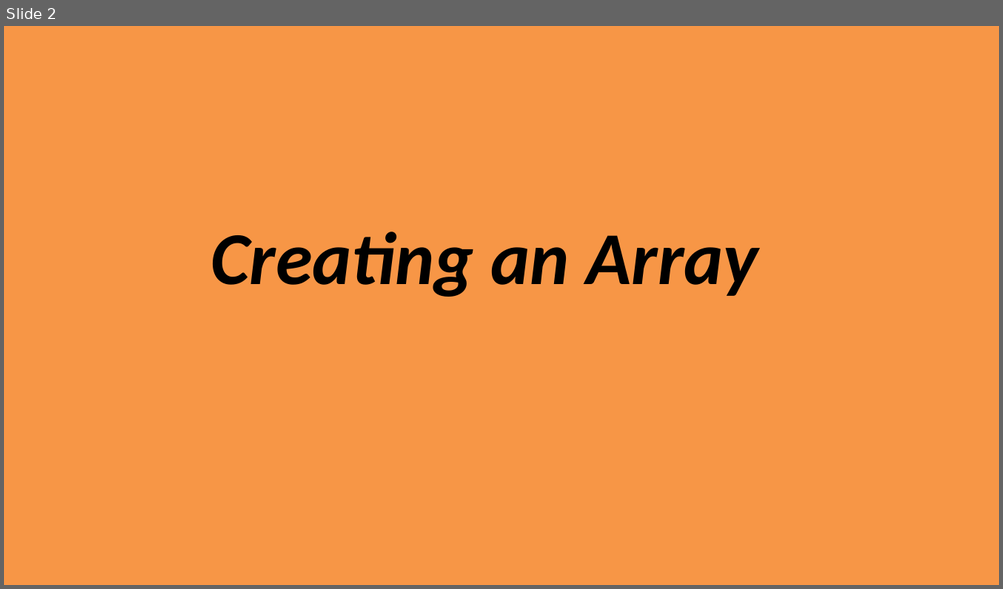
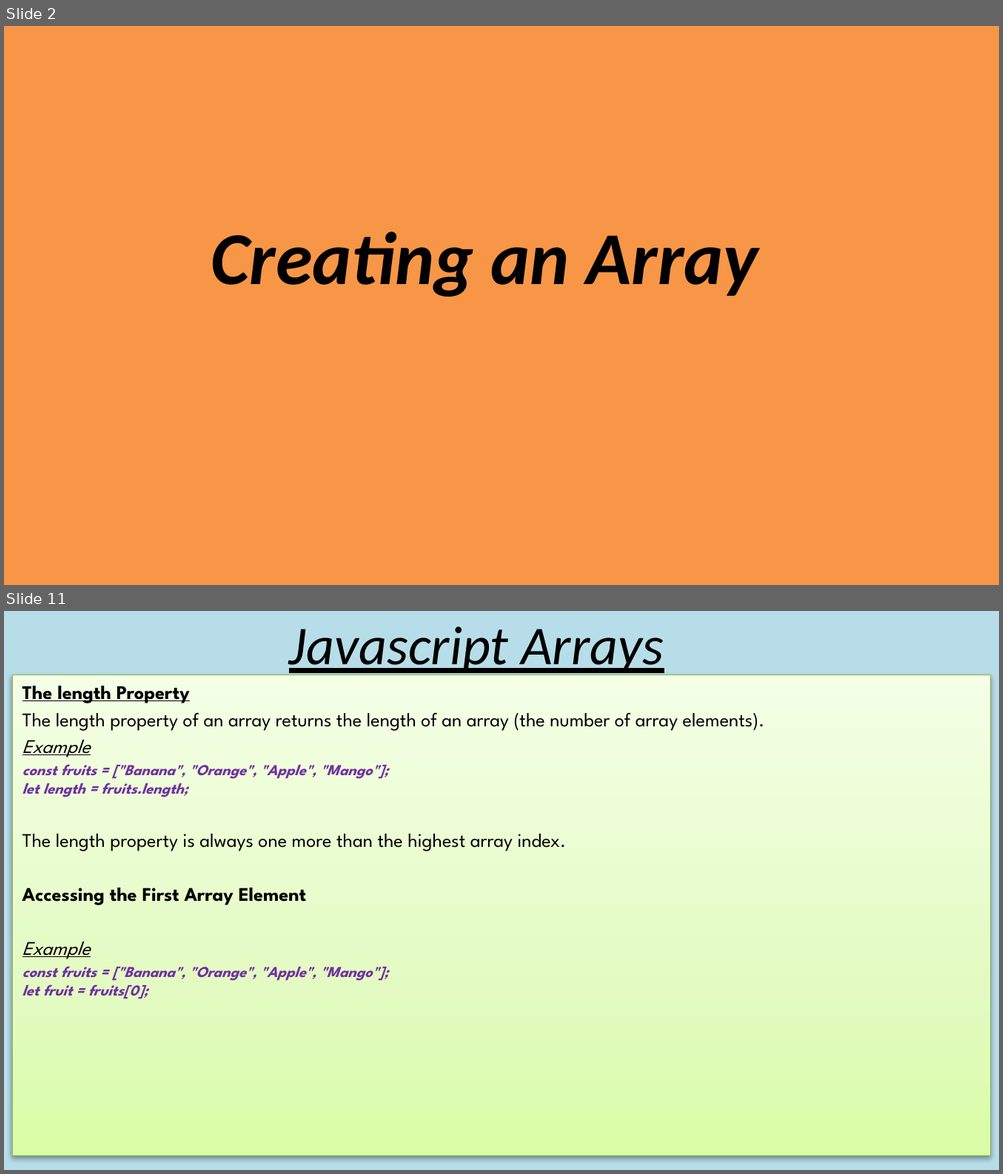
Before and after one commit to triple93r/Javascript_Arrays, a slide deck: JavascriptArrays.pptx. Shown one above the other, each under a label of ours: slide 2 before the commit, slides 2 and 11 after it; the slides between them are not shown. The pictures are 1003x589 and 1003x1174 pixels, drawn with LibreOffice and Linux fonts; fonts in the diff are those of the drawing. Boxes give left, top, right and bottom in pixels: in the first picture for what was removed or moved away, otherwise in the second. Text is boxed around its words. In the diff, an @@ line names an element or a change of style, - is before the commit and + after.

```diff
--- a/JavascriptArrays.pptx
+++ b/JavascriptArrays.pptx
@@ slide 11 added at [4,611,999,1170], background #B7DEE8 @@
@@ title added at [289,627,663,678], 39.6 pt, text #000000, italic, underline @@
+Javascript Arrays
@@ subtitle added at [12,675,990,1156], fill gradient #DAFDA7 to #E4FCC2 to #F5FFE7, outline #98B955 0.75 pt, 14 pt, text #000000, bold @@
+The length Property
+The length property of an array returns the length of an array (the number of array elements).
+Example
+const fruits = ["Banana", "Orange", "Apple", "Mango"];
+let length = fruits.length;
+The length property is always one more than the highest array index.
+Accessing the First Array Element
+Example
+const fruits = ["Banana", "Orange", "Apple", "Mango"];
+let fruit = fruits[0];
```
Also in this commit, not shown: 2 slides changed, 22 other slides added.
